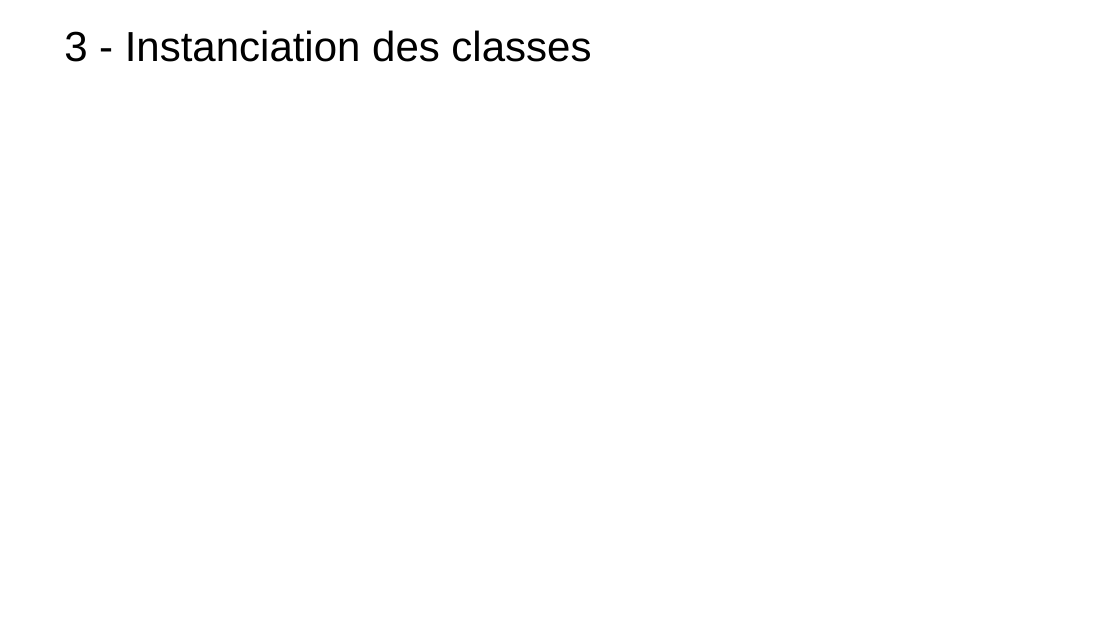
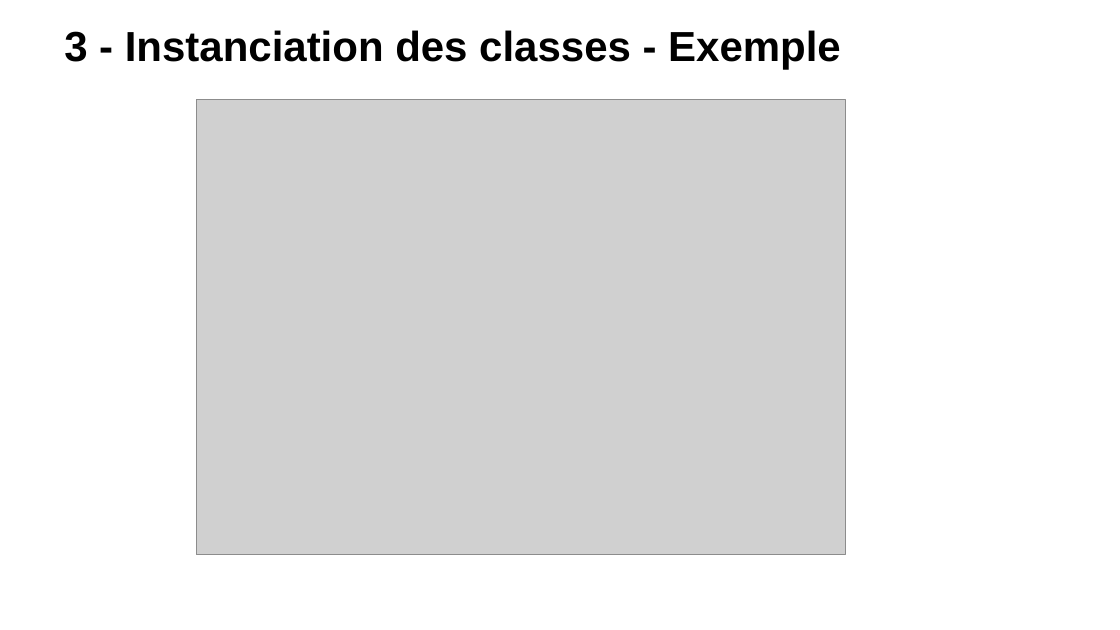
Before and after one commit to t-tortosa/cppCourses, a slide deck: slide 43 of POO.pptx (slide 40 before the commit). Drawn at 1120x630 pixels with LibreOffice and Linux fonts; fonts in the diff are those of the drawing; grey boxes stand for pictures; background and template pictures are left out. Boxes give left, top, right and bottom in pixels: in the first picture for what was removed or moved away, otherwise in the second. Text is boxed around its words. In the diff, an @@ line names an element or a change of style, - is before the commit and + after.

```diff
--- a/POO.pptx
+++ b/POO.pptx
@@ title at (64,30,841,69): text changed; bold on @@
-3 - Instanciation des classes
+3 - Instanciation des classes - Exemple
@@ picture added at (197,100,846,555) @@
```
Also in this commit, not shown: 35 other slides changed, 8 slides added, 2 other files.
